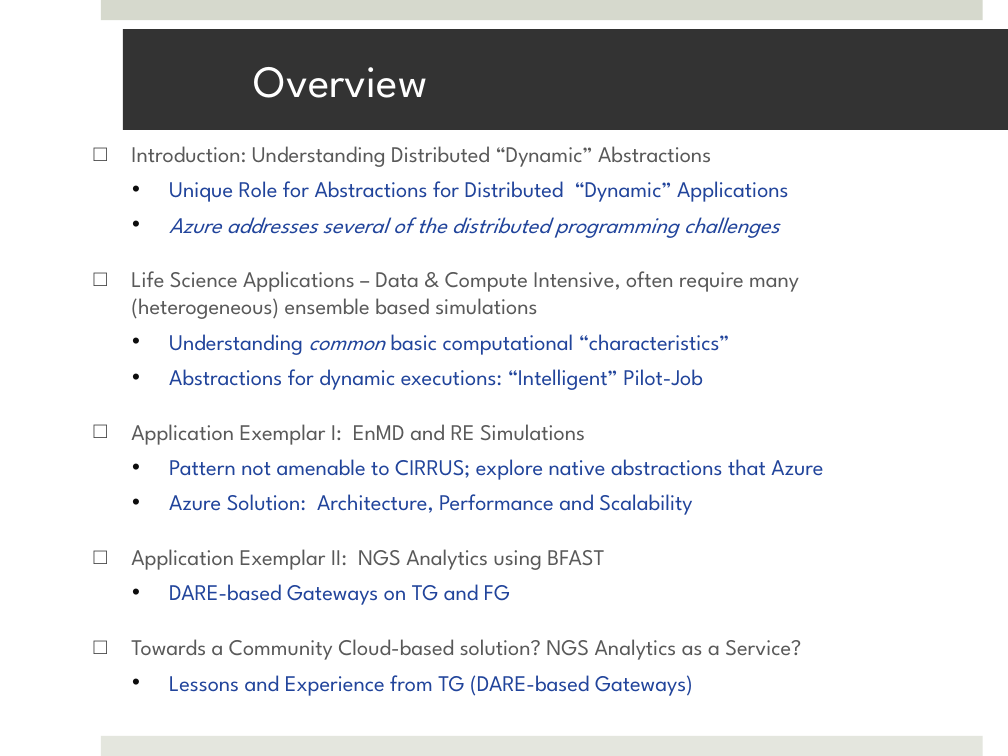
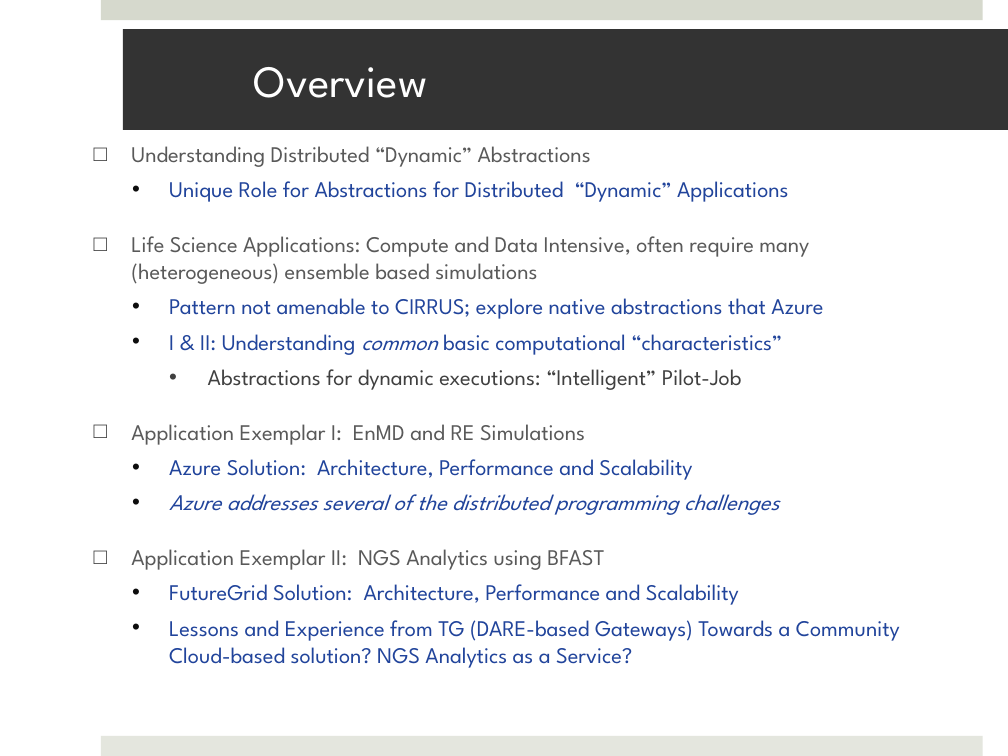
Before and after one commit to saga-project/saga-cpp-legacy-projects, a slide deck: slide 2 of saga-talks/abstractions_for_ls-microsoft.pptx. Drawn at 1008x756 pixels with LibreOffice and Linux fonts; fonts in the diff are those of the drawing; background and template pictures are left out. Boxes give left, top, right and bottom in pixels: in the first picture for what was removed or moved away, otherwise in the second. Text is boxed around its words. In the diff, an @@ line names an element or a change of style, - is before the commit and + after.

```diff
--- a/saga-talks/abstractions_for_ls-microsoft.pptx
+++ b/saga-talks/abstractions_for_ls-microsoft.pptx
@@ text at (x1=131, y1=146, x2=591, y2=167): text changed @@
-□ Introduction: Understanding Distributed “Dynamic” Abstractions
+□ Understanding Distributed “Dynamic” Abstractions
@@ text at (x1=131, y1=236, x2=823, y2=355): text changed @@
-  • Azure addresses several of the distributed programming challenges
-□ Life Science Applications – Data & Compute Intensive, often require many (heterogeneous) ensemble based simulations
-  • Understanding common basic computational “characteristics”
+□ Life Science Applications: Compute and Data Intensive, often require many (heterogeneous) ensemble based simulations
+  • Pattern not amenable to CIRRUS; explore native abstractions that Azure
+  • I & II: Understanding common basic computational “characteristics”
@@ text at (x1=208, y1=369, x2=742, y2=390): text colour #21449B to #404040 in "Abstractions for dynamic executions: “Intelligent” Pilot-Job"; list level 2 to 3 in "Abstractions for dynamic executions: “Intelligent” ..."; bullet colour #0D0D0D to #404040 @@
@@ text at (x1=169, y1=459, x2=823, y2=480): paragraph removed @@
-  • Pattern not amenable to CIRRUS; explore native abstractions that Azure
@@ text at (x1=169, y1=494, x2=779, y2=515): paragraph added @@
+  • Azure addresses several of the distributed programming challenges
@@ text at (x1=169, y1=584, x2=900, y2=668): text changed @@
-  • DARE-based Gateways on TG and FG
-□ Towards a Community Cloud-based solution? NGS Analytics as a Service?
-  • Lessons and Experience from TG (DARE-based Gateways)
+  • FutureGrid Solution: Architecture, Performance and Scalability
+  • Lessons and Experience from TG (DARE-based Gateways) Towards a Community Cloud-based solution? NGS Analytics as a Service?
```
Also in this commit, not shown: 7 other slides changed, 4 slides added, 2 slides removed.
